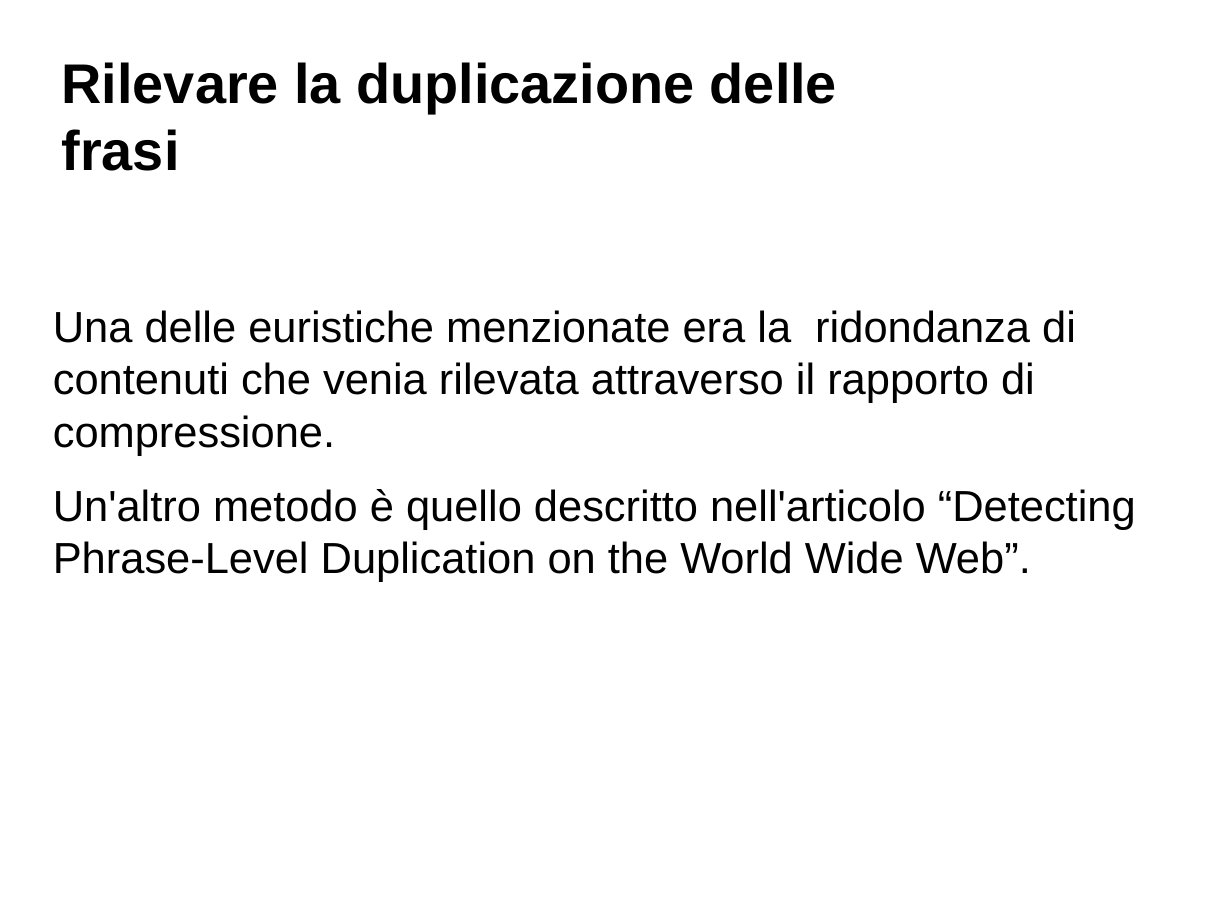
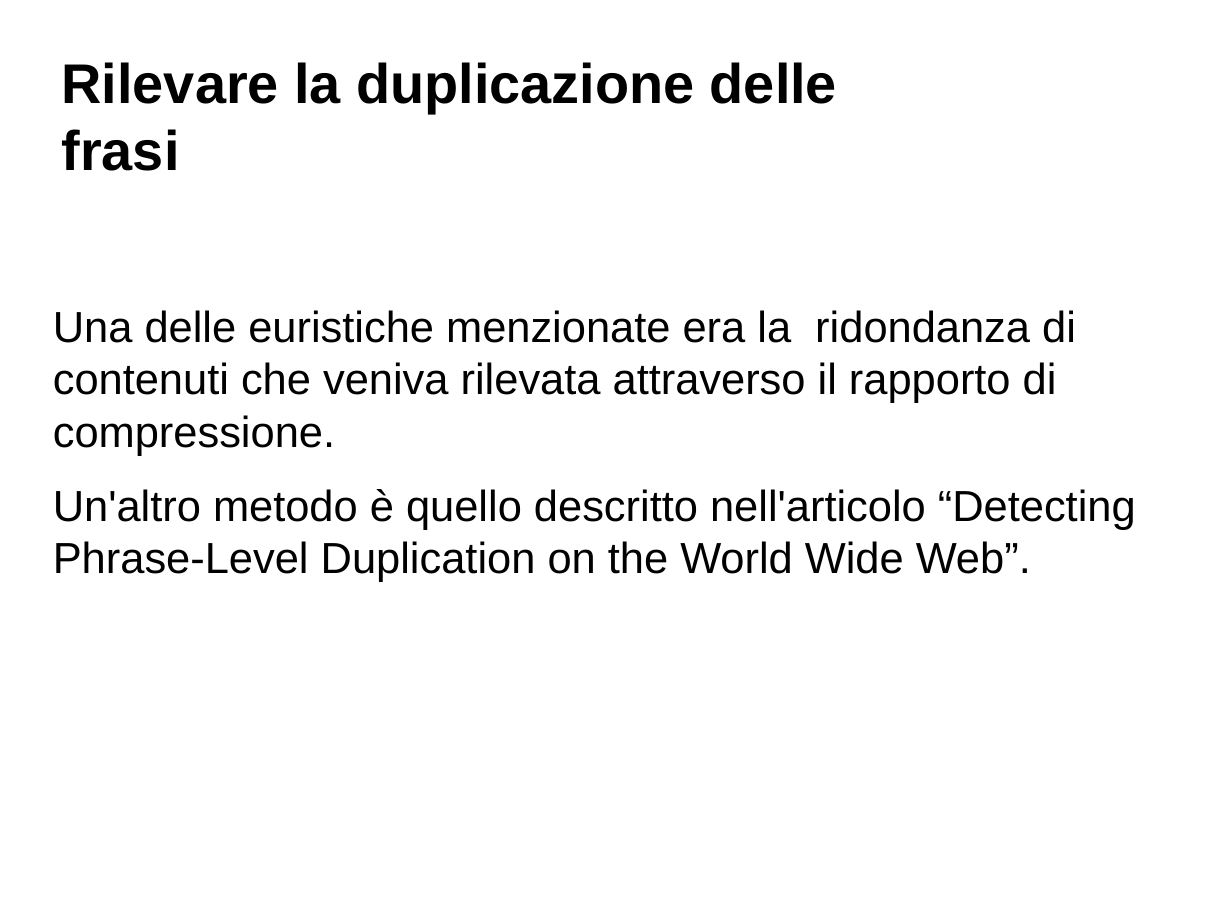
Before and after one commit to Toolanto/presentation, a slide deck: slide 22 of presentazione.odp. Drawn at 1232x924 pixels with LibreOffice and Linux fonts; fonts in the diff are those of the drawing; background and template pictures are left out. Boxes give left, top, right and bottom in pixels: in the first picture for what was removed or moved away, otherwise in the second. Text is boxed around its words. In the diff, an @@ line names an element or a change of style, - is before the commit and + after.

```diff
--- a/presentazione.odp
+++ b/presentazione.odp
@@ text at (x1=53, y1=310, x2=1076, y2=456): text changed @@
-Una delle euristiche menzionate era la ridondanza di contenuti che venia rilevata attraverso il rapporto di compressione.
+Una delle euristiche menzionate era la ridondanza di contenuti che veniva rilevata attraverso il rapporto di compressione.
```
Also in this commit, not shown: 7 other slides changed, 3 slides added, 1 slide removed.
